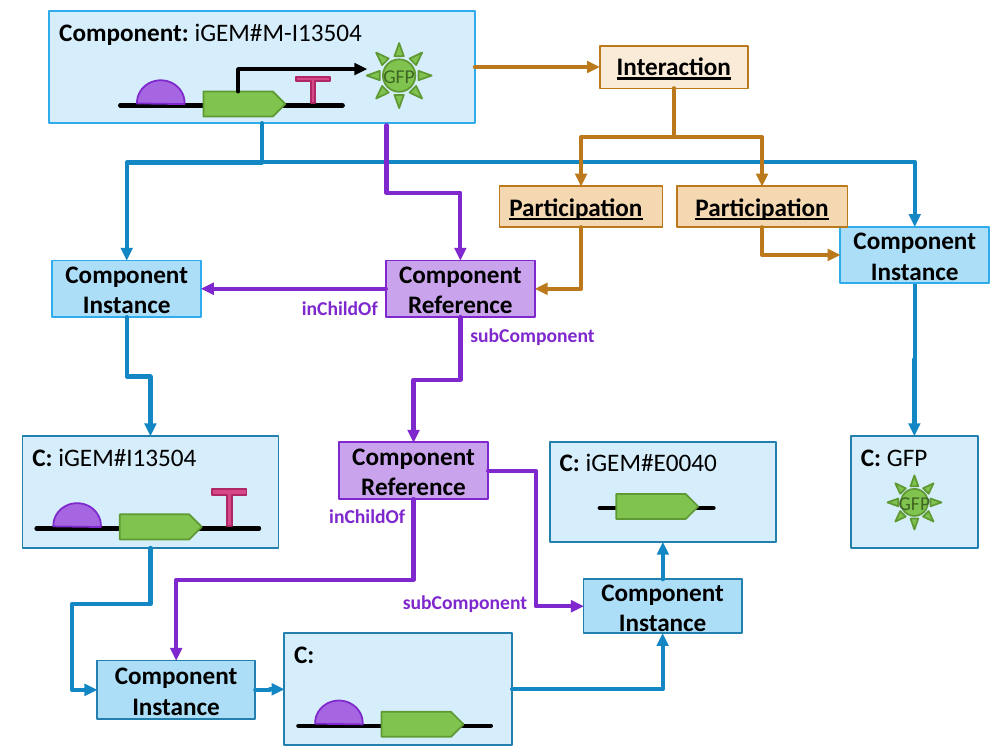
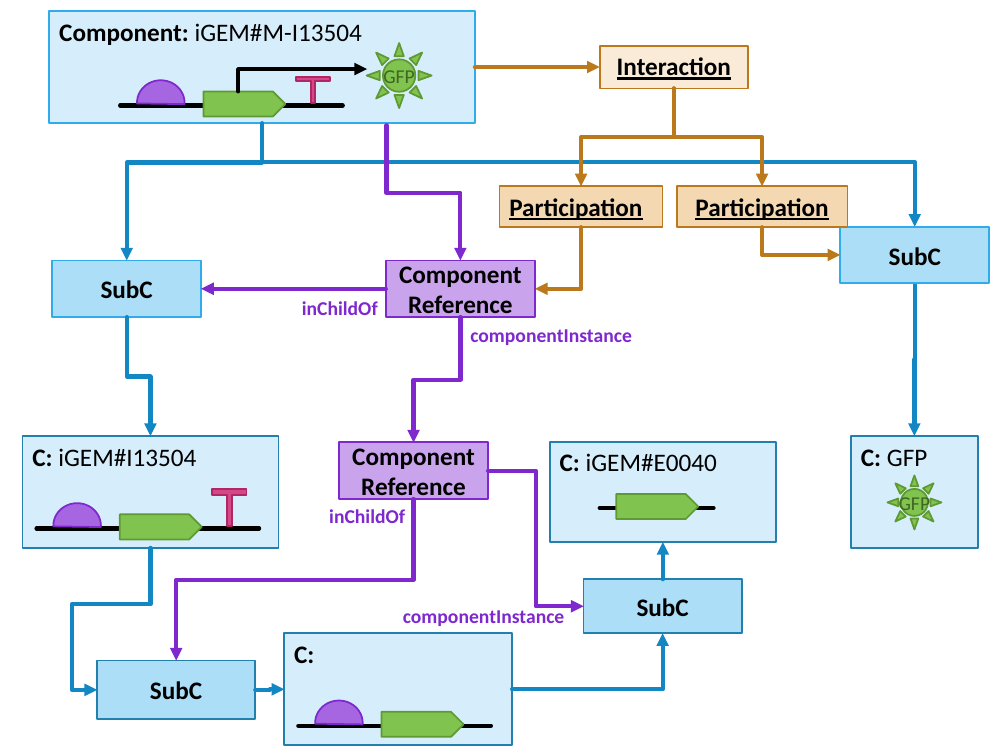
Before and after one commit to SynBioDex/SEPs, a slide deck: slide 4 of images/SEP037.pptx. Drawn at 1008x756 pixels with LibreOffice and Linux fonts; fonts in the diff are those of the drawing. Boxes give left, top, right and bottom in pixels: in the first picture for what was removed or moved away, otherwise in the second. Text is boxed around its words. In the diff, an @@ line names an element or a change of style, - is before the commit and + after.

Commit message:
swap ComponentInstance and SubComponent in SEP 036, 037, 043

```diff
--- a/images/SEP037.pptx
+++ b/images/SEP037.pptx
@@ text in rectangle at (x1=889, y1=247, x2=941, y2=265): text changed @@
-Component
-Instance
+SubC
@@ text in rectangle at (x1=101, y1=280, x2=153, y2=298): text changed @@
-ComponentInstance
+SubC
@@ text at (x1=470, y1=329, x2=632, y2=345): text changed @@
-subComponent
+componentInstance
@@ text in rectangle at (x1=637, y1=598, x2=689, y2=616): text changed @@
-Component
-Instance
+SubC
@@ text at (x1=403, y1=607, x2=565, y2=626): text changed @@
-subComponent
+componentInstance
@@ text in rectangle at (x1=150, y1=681, x2=202, y2=699): text changed @@
-Component
-Instance
+SubC
```
Also in this commit, not shown: 2 other slides changed, 12 other files.
